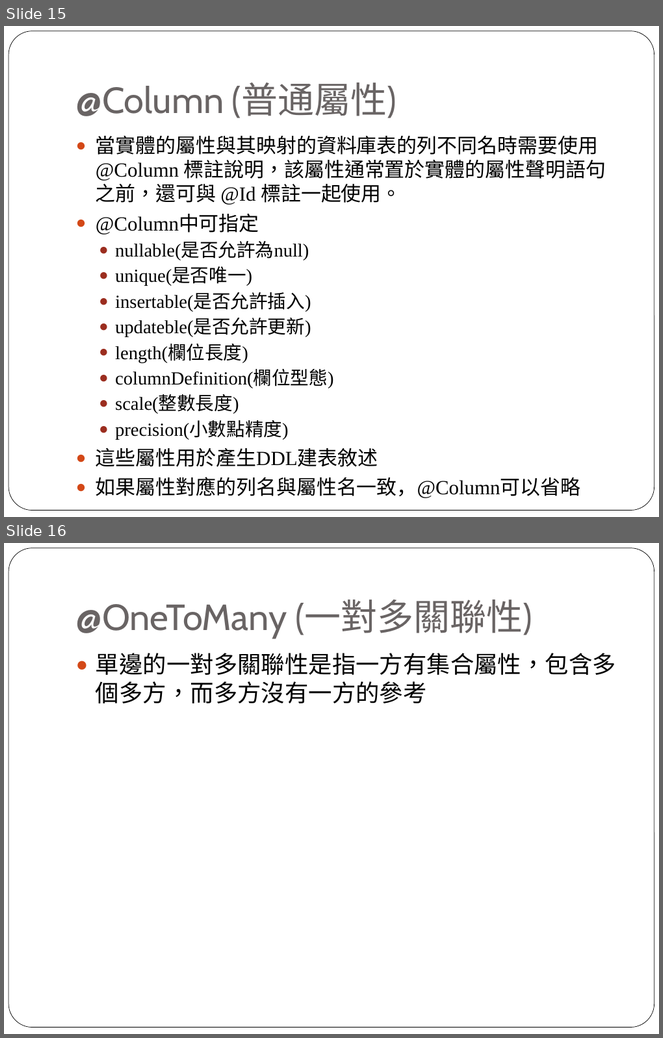
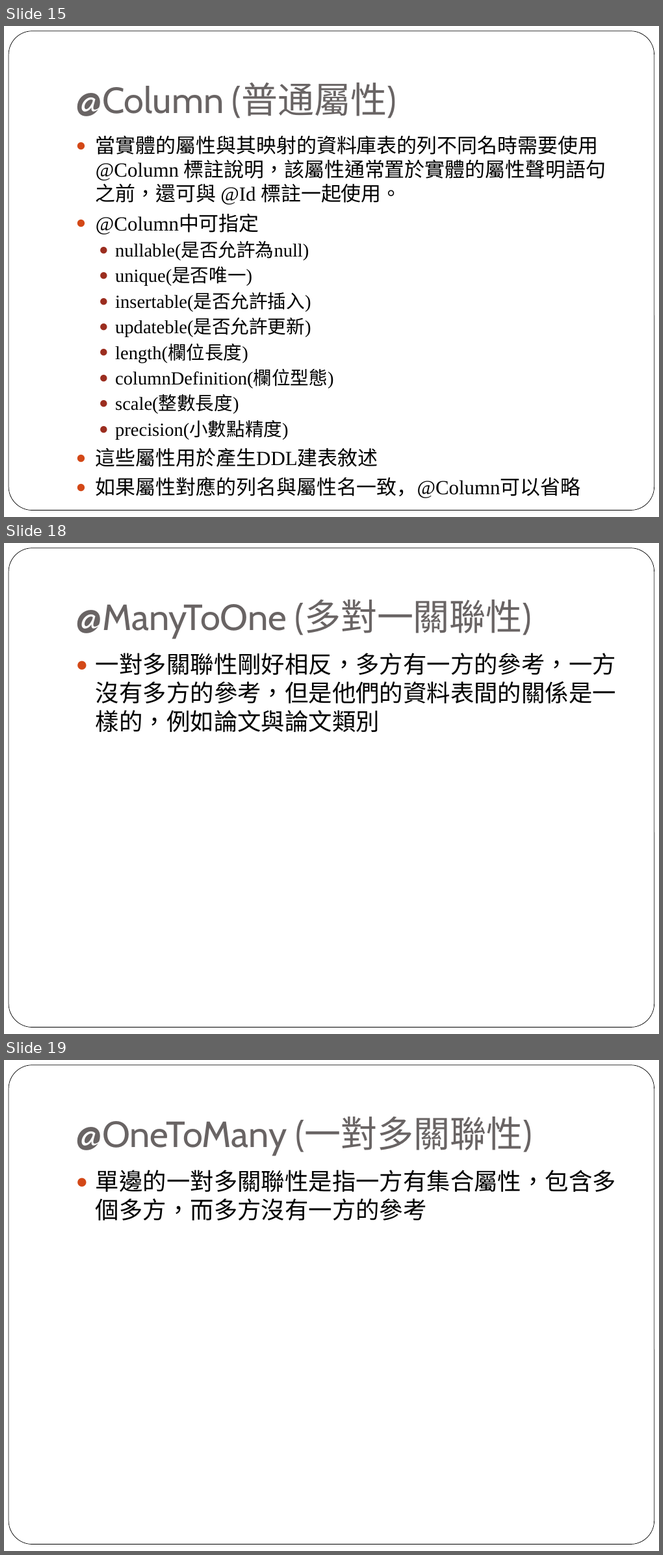
Before and after one commit to lontn/spring-jpa, a slide deck: doc/Spring JPA配置.pptx. Shown one above the other, each under a label of ours: slides 15 and 16 before the commit, slides 15, 18 and 19 after it; the slides between them are not shown. The pictures are 663x1038 and 663x1555 pixels, drawn with LibreOffice and Linux fonts; fonts in the diff are those of the drawing. Boxes give left, top, right and bottom in pixels: in the first picture for what was removed or moved away, otherwise in the second. Text is boxed around its words. In the diff, an @@ line names an element or a change of style, - is before the commit and + after.

```diff
--- a/doc/Spring JPA配置.pptx
+++ b/doc/Spring JPA配置.pptx
@@ slide 18 added at (x1=4, y1=543, x2=659, y2=1034), background #FFFFFF; not listed: 1 template element that a slide beside it also shows @@
@@ title added at (x1=76, y1=600, x2=532, y2=639), 40 pt, text #696464 @@
+@ManyToOne (多對一關聯性)
@@ text added at (x1=96, y1=653, x2=616, y2=732), 26 pt, text #000000 @@
+● 一對多關聯性剛好相反，多方有一方的參考，一方沒有多方的參考，但是他們的資料表間的關係是一樣的，例如論文與論文類別
@@ what was slide 16 is now slide 19 @@
```
Also in this commit, not shown: 3 other slides added.
